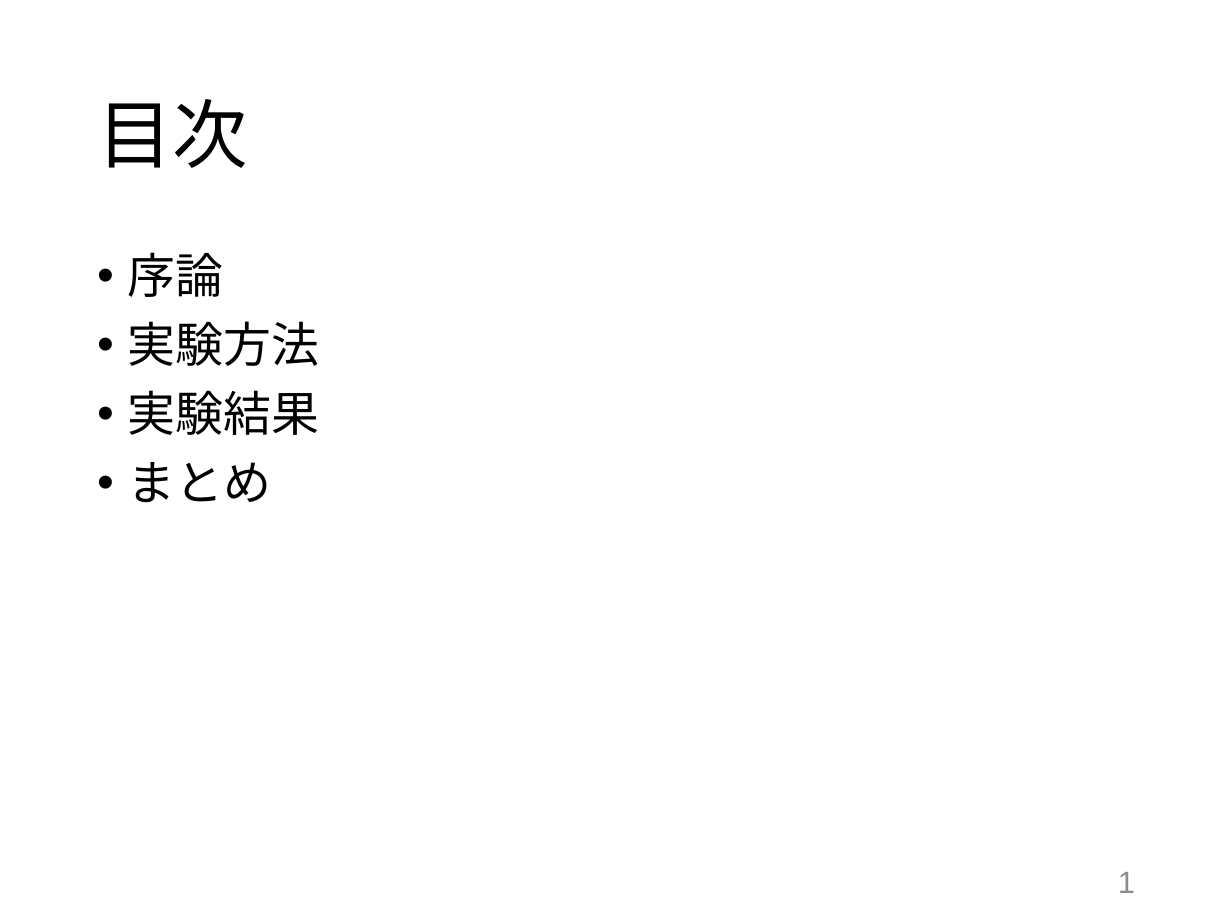
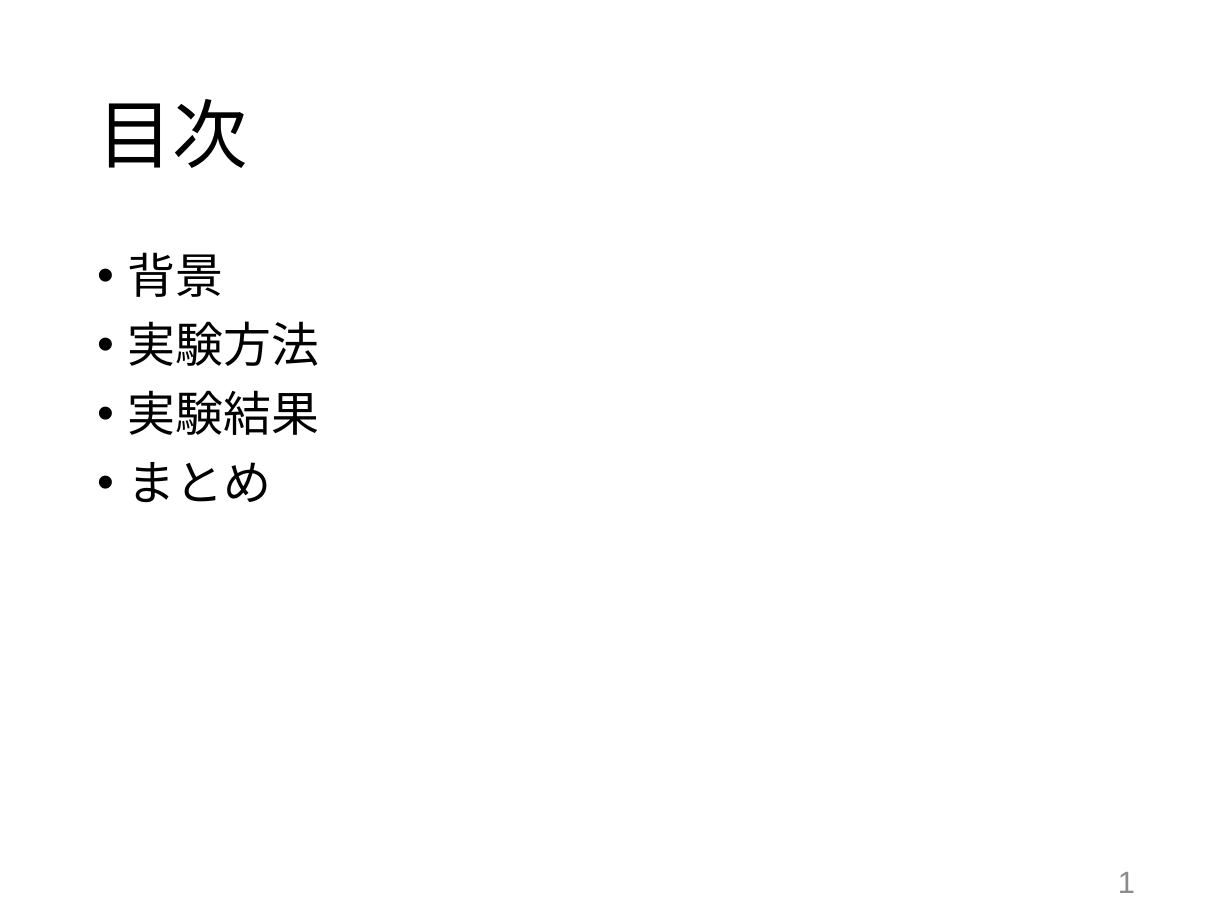
Before and after one commit to komatsubara/yakisaba, a slide deck: slide 2 of 修論/発表スライド/審査会スライド0105.pptx. Drawn at 1232x924 pixels with LibreOffice and Linux fonts; fonts in the diff are those of the drawing. Boxes give left, top, right and bottom in pixels: in the first picture for what was removed or moved away, otherwise in the second. Text is boxed around its words. In the diff, an @@ line names an element or a change of style, - is before the commit and + after.

```diff
--- a/修論/発表スライド/審査会スライド0105.pptx
+++ b/修論/発表スライド/審査会スライド0105.pptx
@@ text at [128, 252, 224, 297]: text changed @@
-• 序論
+• 背景
```
Also in this commit, not shown: 3 slides added, 3 slides removed.
